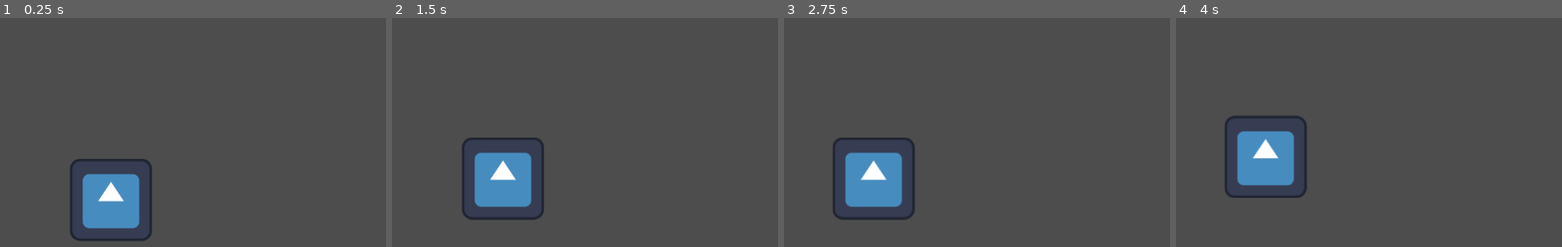
Above: before the commit, frames 1-4 (left to right).
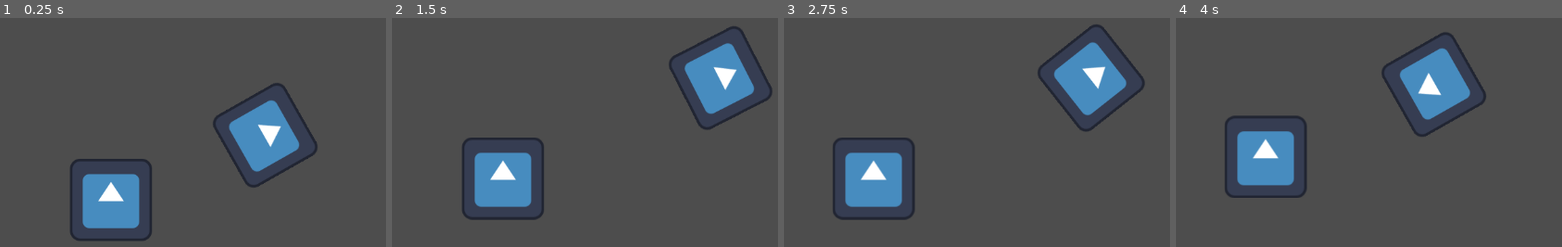
Above: after the commit, the same moments.

Repository: xd2Pleiades/DropperDeader7777
Game: Godot game, scene res://Scenes/main.tscn
Same seed, same stepped clock (60 frames per second), same inputs: the game is played once before the commit and once after it. The engine's default icon, where the game draws it, is replaced by a stand-in: a white triangle on a blue panel in a dark square.
Inputs (mouse positions are in pixels of both pictures, inside the frame that each line leads up to):
- Up to frame 1 (0.25 s): no input
- Up to frame 2 (1.5 s): move the mouse to (outside the picture) at 0.52 s; tap S (camera_down) at 0.6 s; click (outside the picture) at 0.67 s; drag from (496, 164) to (608, 226) at 1.27 s
- Up to frame 3 (2.75 s): move the mouse to (1112, 50) at 2.02 s; tap D (camera_right) at 2.1 s; click (1112, 50) at 2.17 s
- Up to frame 4 (4 s): drag from (1392, 226) to (1206, 79) at 2.77 s; move the mouse to (outside the picture) at 3.52 s; tap S (camera_down) at 3.6 s; click (outside the picture) at 3.67 s

The runs differ from the first frame. In frame 1, 4.6% of the frame differs, in the area x 55-83%, y 28-75%; in frame 2, 4.5%; in frame 3, 4.5%; in frame 4, 4.5%.

Commit message:
(feature) MovementComponent added to HumanEntity

Diff:
--- a/Scenes/human.tscn
+++ b/Scenes/human.tscn
@@ -2,7 +2,9 @@
 
 [ext_resource type="Script" uid="uid://cpw6jeu1ytwke" path="res://Scripts/human.gd" id="1_11jcu"]
 [ext_resource type="Texture2D" uid="uid://bp8m6dixxv8p5" path="res://icon.svg" id="2_86l0o"]
+[ext_resource type="Script" uid="uid://ck88b8f07xm8i" path="res://Scripts/state_machine.gd" id="3_42mg8"]
 [ext_resource type="Script" uid="uid://dafsahy6g8d4" path="res://States/humanIdle.gd" id="3_f3uon"]
+[ext_resource type="Script" uid="uid://emtl57bx88xp" path="res://Scripts/movement_component.gd" id="5_8atu2"]
 
 [sub_resource type="CircleShape2D" id="CircleShape2D_f3uon"]
 radius = 69.0
@@ -17,6 +19,10 @@
 shape = SubResource("CircleShape2D_f3uon")
 
 [node name="State Machine" type="Node" parent="." unique_id=1301535460]
+script = ExtResource("3_42mg8")
 
 [node name="Human Idle" type="Node" parent="State Machine" unique_id=1741969878]
 script = ExtResource("3_f3uon")
+
+[node name="MovementComponent" type="Node" parent="." unique_id=864746978]
+script = ExtResource("5_8atu2")
--- a/Scenes/main.tscn
+++ b/Scenes/main.tscn
@@ -1,5 +1,6 @@
 [gd_scene format=3 uid="uid://bjldednrtamir"]
 
+[ext_resource type="PackedScene" uid="uid://cot22dyxcwlan" path="res://Scenes/human.tscn" id="1_8gbba"]
 [ext_resource type="PackedScene" uid="uid://dhthi4m5gu1rh" path="res://Scenes/UI.tscn" id="1_bo1nx"]
 [ext_resource type="Texture2D" uid="uid://bp8m6dixxv8p5" path="res://icon.svg" id="2_8gbba"]
 
@@ -10,3 +11,5 @@
 [node name="Icon" type="Sprite2D" parent="." unique_id=702326615]
 position = Vector2(-220, 89)
 texture = ExtResource("2_8gbba")
+
+[node name="Human" parent="." unique_id=1892341140 instance=ExtResource("1_8gbba")]
--- a/Scripts/human.gd
+++ b/Scripts/human.gd
@@ -2,4 +2,6 @@
 class_name Humanoid
 
 func _physics_process(delta):
+	if velocity != Vector2.ZERO:
+		rotation = velocity.angle() + PI/2
 	move_and_slide()
--- /dev/null
+++ b/Scripts/movement_component.gd
@@ -0,0 +1,55 @@
+extends Node
+class_name MovementComponent
+
+enum MovementState { CRAWL, CROUCH, WALK, JOG, RUN, SPRINT }
+
+var current_state : MovementState = MovementState.WALK
+
+var speed_multipliers : Dictionary = {
+	MovementState.CRAWL: 0.40,
+	MovementState.CROUCH: 0.50,
+	MovementState.WALK: 1.00,
+	MovementState.JOG: 1.60,
+	MovementState.RUN: 2.20,
+	MovementState.SPRINT: 4.80
+}
+
+var stamina_drain : Dictionary = {
+	MovementState.CRAWL: 0.0,
+	MovementState.CROUCH: 0.0,
+	MovementState.WALK: 0.0,
+	MovementState.JOG: 2.50,
+	MovementState.RUN: 4.00,
+	MovementState.SPRINT: 10.00
+}
+
+var stamina_recovery : Dictionary = {
+	MovementState.CRAWL: 3.0,
+	MovementState.CROUCH: 4.0,
+	MovementState.WALK: 5.0,
+	MovementState.JOG: 0.0,
+	MovementState.RUN: 0.0,
+	MovementState.SPRINT: 0.0
+}
+
+const BASE_SPEED : float = 100.0
+const MAX_STAMINA : float = 100.0
+var stamina : float = MAX_STAMINA
+
+func _process(delta: float):
+	var drain = stamina_drain[current_state]
+	var recovery = stamina_recovery[current_state]
+
+	if drain > 0:
+		stamina -= drain * delta
+		if stamina <= 0:
+			stamina = 0
+			set_state(MovementState.WALK)
+	elif recovery > 0:
+		stamina = min(stamina + recovery * delta, MAX_STAMINA)
+
+func set_state(new_state: MovementState):
+	current_state = new_state
+
+func get_speed() -> float:
+	return BASE_SPEED * speed_multipliers[current_state]
--- a/Scripts/state_machine.gd
+++ b/Scripts/state_machine.gd
@@ -1,6 +1,6 @@
 extends Node
 
-@onready var initial_state : State
+@onready var initial_state = $"Human Idle"
 
 var current_state : State
 var states : Dictionary = {}
@@ -25,11 +25,11 @@
 func on_child_transition(state, new_state_name):
 	if state != current_state:
 		return
-	var new_state = state.get(new_state_name.to_lower())
+	var new_state = states.get(new_state_name.to_lower())
 	if !new_state:
 		return
 	if current_state:
-		current_state.exit()
-	new_state.enter()
+		current_state.Exit()
+	new_state.Enter()
 
 	current_state = new_state
--- a/States/humanIdle.gd
+++ b/States/humanIdle.gd
@@ -1,23 +1,65 @@
 extends State
 class_name HumanIdle
 
-@onready var human = CharacterBody2D
-@onready var move_speed := 10.0
+var human : CharacterBody2D
+var movement : MovementComponent
+var home_position : Vector2
+var target_position : Vector2
 
-var move_direction : Vector2
-var wander_time : float
+var wander_radius : float = 200.0
 
-func randomize_wander():
-	move_direction = Vector2(randf_range(-1,1), randf_range(-1,1)).normalized()
-	wander_time = randf_range(1,3)
+enum Phase { WALK_OUT, LOOKING, WALK_HOME, WAITING }
+var phase : Phase = Phase.WAITING
+
+var look_timer : float = 0.0
+var wait_timer : float = 0.0
 
 func Enter():
-	randomize_wander()
+	human = get_parent().get_parent()
+	movement = human.get_node("MovementComponent")
+	home_position = human.global_position
+	start_walk_out()
+
+func start_walk_out():
+	var offset = Vector2(randf_range(-1, 1), randf_range(-1, 1)).normalized() * randf_range(50, wander_radius)
+	target_position = home_position + offset
+	phase = Phase.WALK_OUT
+
+func start_looking():
+	phase = Phase.LOOKING
+	look_timer = randf_range(1.0, 3.0)
+
+func start_walk_home():
+	target_position = home_position
+	phase = Phase.WALK_HOME
+
+func start_waiting():
+	phase = Phase.WAITING
+	wait_timer = randf_range(0.5, 2.0)
 
 func Update(delta: float):
-	if wander_time > 0:
-		wander_time -= delta
+	match phase:
+		Phase.LOOKING:
+			look_timer -= delta
+			human.rotation += randf_range(-1.0, 1.0) * delta * 2.0
+			if look_timer <= 0:
+				start_walk_home()
+		Phase.WAITING:
+			wait_timer -= delta
+			if wait_timer <= 0:
+				start_walk_out()
 
 func Physics_Update(_delta: float):
-	if human:
-		human.velocity = move_direction * move_speed
+	match phase:
+		Phase.WALK_OUT, Phase.WALK_HOME:
+			var direction = target_position - human.global_position
+			if direction.length() < 5.0:
+				human.velocity = Vector2.ZERO
+				if phase == Phase.WALK_OUT:
+					start_looking()
+				else:
+					start_waiting()
+			else:
+				human.velocity = direction.normalized() * movement.get_speed()
+		Phase.LOOKING, Phase.WAITING:
+			human.velocity = Vector2.ZERO
Not shown, added: Scripts/movement_component.gd.uid
